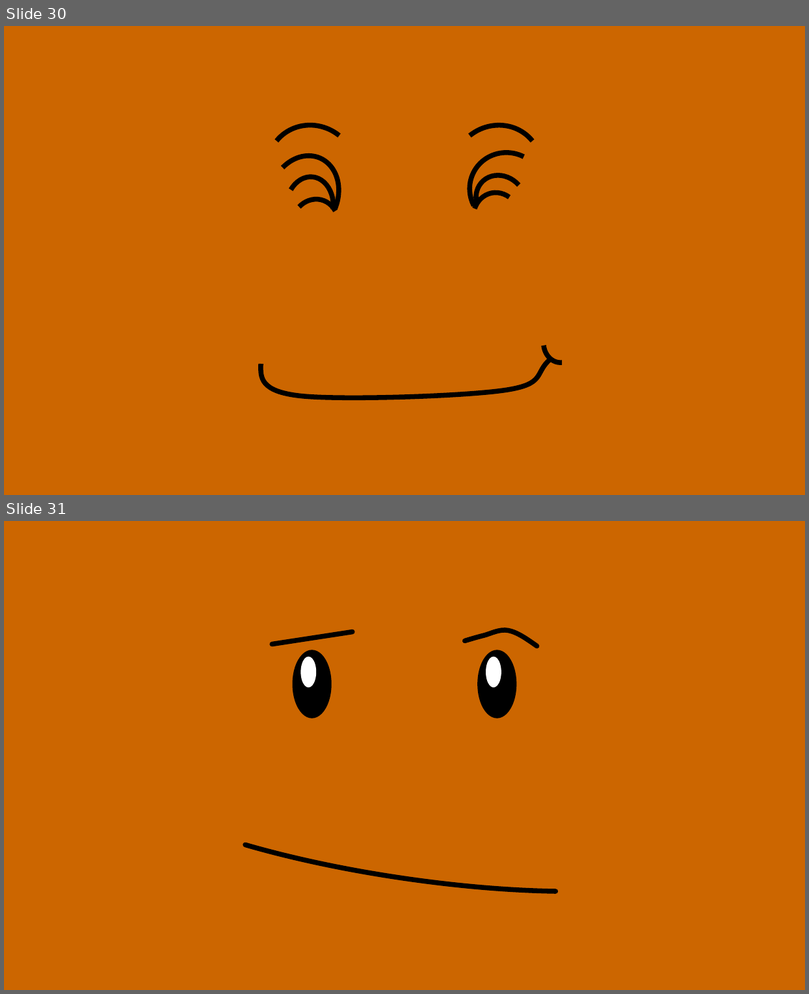
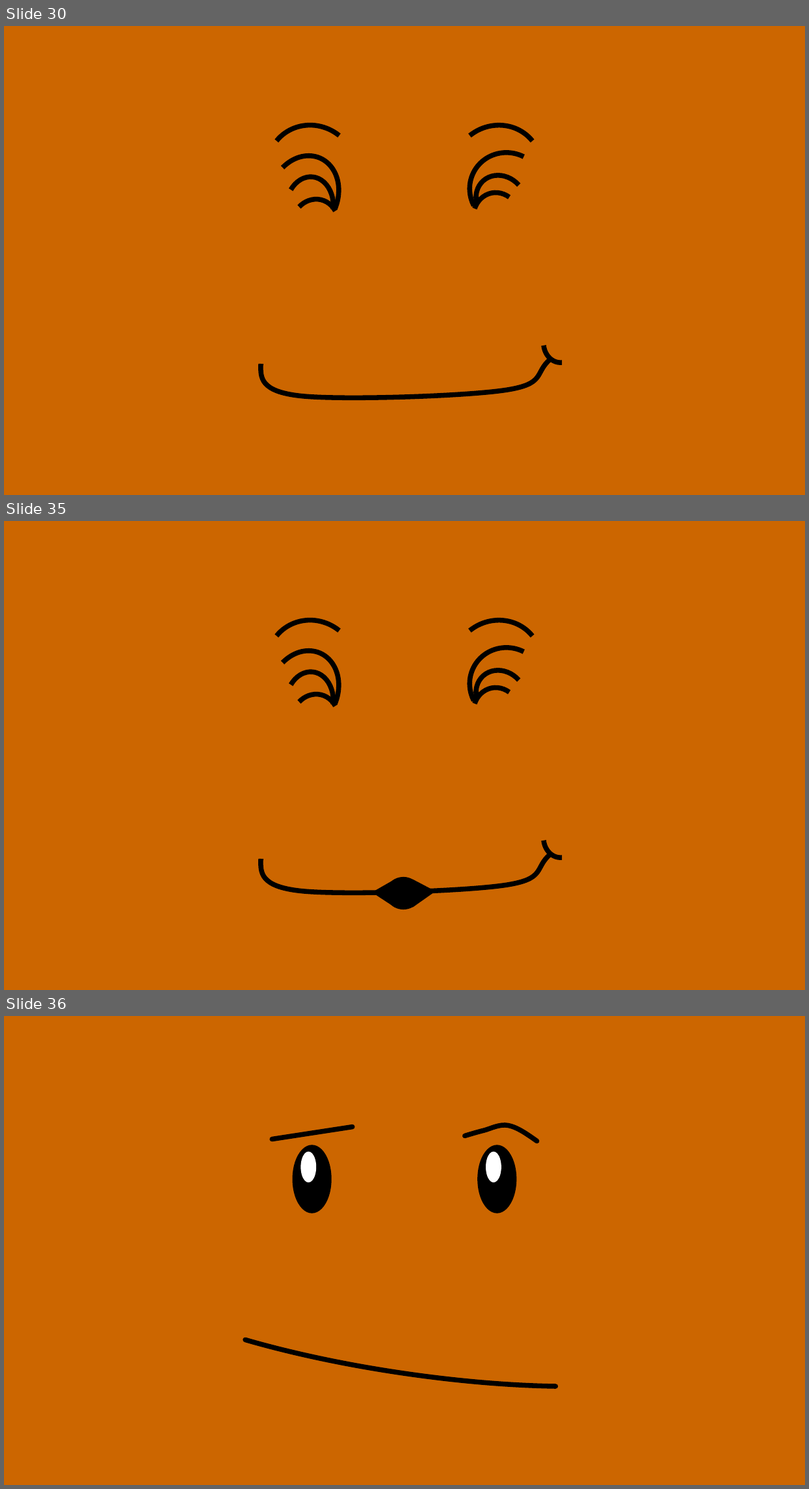
Before and after one commit to nfitter/BaxterFaces, a slide deck: BonusFaceFiles/EditableFiles/OrangeBaxterFaces.pptx. Shown one above the other, each under a label of ours: slides 30 and 31 before the commit, slides 30, 35 and 36 after it; the slides between them are not shown. The pictures are 809x994 and 809x1489 pixels, drawn with LibreOffice and Linux fonts; fonts in the diff are those of the drawing. Boxes give left, top, right and bottom in pixels: in the first picture for what was removed or moved away, otherwise in the second. Text is boxed around its words. In the diff, an @@ line names an element or a change of style, - is before the commit and + after.

```diff
--- a/BonusFaceFiles/EditableFiles/OrangeBaxterFaces.pptx
+++ b/BonusFaceFiles/EditableFiles/OrangeBaxterFaces.pptx
@@ slide 35 added at (4, 521, 805, 990), background #CC6600 @@
@@ arc (boxed as its full ellipse) added at (249, 602, 374, 726), outline #000000 4.5 pt @@
@@ arc (boxed as its full ellipse) added at (434, 602, 560, 726), outline #000000 4.5 pt @@
@@ group added at (256, 635, 557, 752): 6 arc (boxed as its full ellipse)s @@
@@ arc (boxed as its full ellipse) added at (542, 818, 579, 860), outline #000000 4.5 pt @@
@@ freeform shape added at (261, 854, 550, 892), outline #000000 4.5 pt @@
@@ triangle added at (372, 880, 395, 908), fill #000000 @@
@@ ellipse added at (386, 877, 421, 910), fill #000000 @@
@@ triangle added at (413, 880, 436, 908), fill #000000 @@
@@ what was slide 31 is now slide 36 @@
```
Also in this commit, not shown: 4 other slides added, 47 other files.
